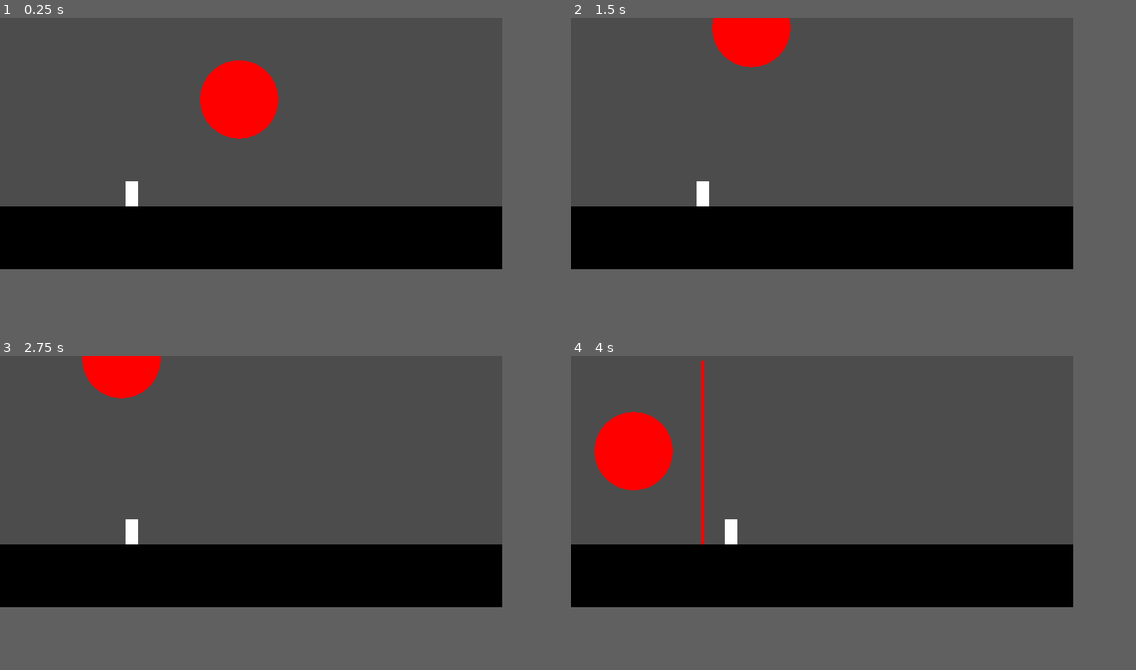
Above: before the commit, frames 1-4 (two rows, left to right).
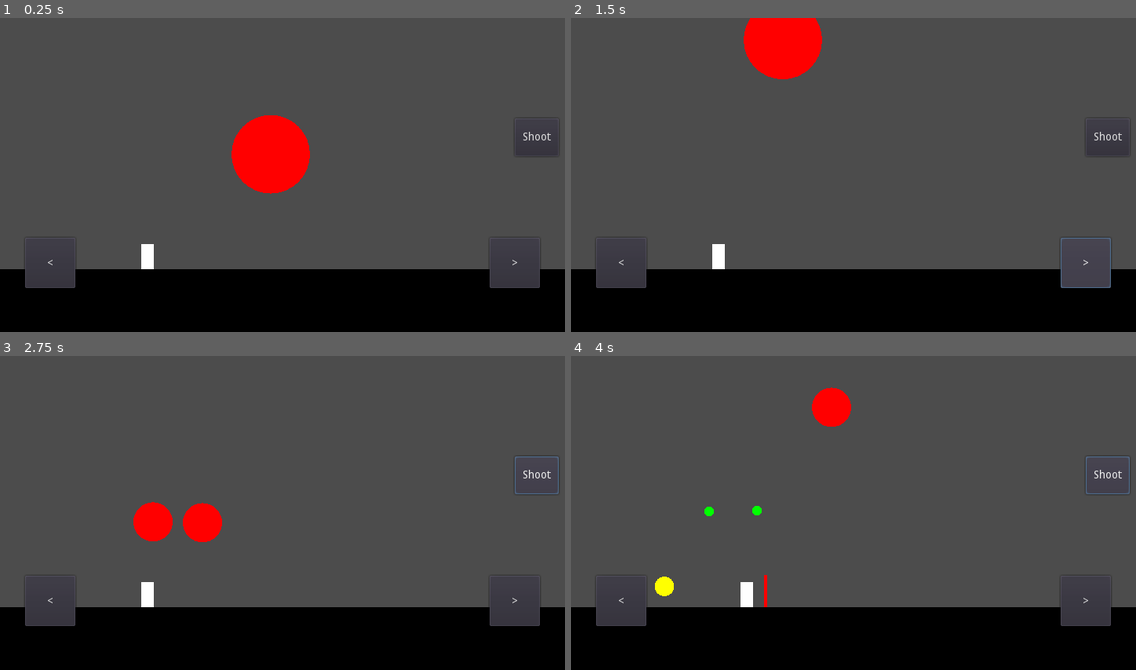
Above: after the commit, the same moments.

Repository: AshirRashid/BubbleTrouble
Game: Godot game, scene res://Scenes/Main.tscn
The game is run twice, just before and just after one commit, with the same random seed, the same clock (stepped at 60 frames per second) and the same inputs.
Inputs (mouse positions are in pixels of both pictures, inside the frame that each line leads up to):
- Up to frame 1 (0.25 s): no input
- Up to frame 2 (1.5 s): click (616, 212) at 0.5 s, where only the run after the commit has a clickable "<"; click (1028, 212) at 1.25 s, where only the run after the commit has a clickable ">"
- Up to frame 3 (2.75 s): click (474, 450) at 2 s, where only the run after the commit has a clickable "Shoot"
- Up to frame 4 (4 s): tap Enter (ui_accept) at 2.75, 3.02, 3.77 s; hold Right (ui_right) 2.78-3.53 s; tap A (a) at 2.85, 3.8 s; tap D (d) at 3.05, 3.6 s; hold Left (ui_left) from 3.53 s (still down)
The window is 640x320 before the commit and 720x400 after it. Grey fills any space a smaller window leaves; there, only what the larger window draws over its background counts as a difference.

The runs differ from the first frame. In frame 1, 33% of the frame differs, in the area x 0-100%, y 0-86%; in frame 2, 30%; in frame 3, 31%; in frame 4, 32%.

Commit message:
'raw_touch+key_control'

Diff:
--- a/Scenes/Main.tscn
+++ b/Scenes/Main.tscn
@@ -6,6 +6,9 @@
 
 [node name="Main" type="Node2D"]
 script = ExtResource( 1 )
+__meta__ = {
+"_edit_horizontal_guides_": [ 344.0 ]
+}
 
 [node name="BallLogic" type="Node2D" parent="."]
 script = ExtResource( 2 )
@@ -14,3 +17,35 @@
 script = ExtResource( 3 )
 
 [node name="FileHandler" type="Node2D" parent="."]
+
+[node name="HUD" type="CanvasLayer" parent="."]
+
+[node name="left" type="Button" parent="HUD"]
+margin_left = 32.0
+margin_top = 280.0
+margin_right = 96.0
+margin_bottom = 344.0
+text = "<"
+__meta__ = {
+"_edit_use_anchors_": false
+}
+
+[node name="right" type="Button" parent="HUD"]
+margin_left = 624.0
+margin_top = 280.0
+margin_right = 688.0
+margin_bottom = 344.0
+text = ">"
+__meta__ = {
+"_edit_use_anchors_": false
+}
+
+[node name="shoot" type="Button" parent="HUD"]
+margin_left = 656.0
+margin_top = 128.0
+margin_right = 712.0
+margin_bottom = 176.0
+text = "Shoot"
+__meta__ = {
+"_edit_use_anchors_": false
+}
--- /dev/null
+++ b/Scenes/MainMenu.tscn
@@ -0,0 +1,8 @@
+[gd_scene format=2]
+
+[node name="MainMenu" type="Control"]
+anchor_right = 1.0
+anchor_bottom = 1.0
+__meta__ = {
+"_edit_use_anchors_": false
+}
--- a/Scripts/BallLogic.gd
+++ b/Scripts/BallLogic.gd
@@ -33,13 +33,13 @@
 func radius2h(r, screen_h):
 	var h
 	if r >= 20:
-		h = screen_h
+		h = 0.9*screen_h
 	elif r >= 15:
-		h = 0.9*screen_h
+		h = 0.7*screen_h
 	elif r >= 10:
-		h = 0.7*screen_h
+		h = 0.5*screen_h
 	else:
-		h = 0.5*screen_h
+		h = 0.3*screen_h
 	return h
 
 func radius2y_vel(r, g, screen_h):
--- a/Scripts/Main.gd
+++ b/Scripts/Main.gd
@@ -3,11 +3,12 @@
 onready var BallLogic = $BallLogic
 onready var HarpoonLogic = $HarpoonLogic
 onready var FileHandler = $FileHandler
+onready var HUD = $HUD
 
-var P1 = Player.new()
-var P2 = Player.new()
+var P1
+var P2
 var players = []
-var total_tiles = Vector2(40, 20)# 16x16 tiles to make up the screen
+var total_tiles = Vector2(45, 25)# 16x16 tiles to make up the screen
 var CEILING = 0 * 16
 var GROUND = (total_tiles.y-5) * 16
 var LEFT_WALL = 0 * 16
@@ -53,8 +54,8 @@
 
 func _physics_process(delta):
 	for lplayer in players:
-		lplayer.movement_logic(delta, 0, RIGHT_WALL)
-		if lplayer.should_attack():
+		lplayer.movement_logic(delta, 0, RIGHT_WALL, HUD)
+		if lplayer.should_attack(HUD):
 			HarpoonLogic.spawn_harpoon(lplayer, GROUND)
 
 		if lplayer.current_harpoon: # move the harpoon up
--- a/Scripts/Player.gd
+++ b/Scripts/Player.gd
@@ -16,14 +16,19 @@
 	for property in property2val:
 		self.set(property, property2val[property])
 
-func get_player_input()-> float:
+func get_key_input()-> float:
 	return Input.is_action_pressed(action2event_map['right']) as float - Input.is_action_pressed(action2event_map['left']) as float
 
-func should_attack():
-	return Input.is_action_just_pressed(action2event_map['attack'])
+func should_attack(hud):
+	var touch_input = hud.get_node('shoot').pressed as float
+	var key_input = Input.is_action_just_pressed(action2event_map['attack']) as float
+	return min(1, touch_input+key_input)
 
-func movement_logic(delta, left_bound, right_bound):
+func movement_logic(delta, left_bound, right_bound, hud):
 	if self.active:
-		self.x_vel = get_player_input() * self.SPEED
+		self.x_vel = min(1, get_touch_input(hud)+get_key_input()) * self.SPEED
 		self.pos += Vector2(self.x_vel, 0) * delta
 		self.pos.x = clamp(self.pos.x, left_bound, right_bound-size.x)
+
+func get_touch_input(lhud):
+	return lhud.get_node('right').pressed as float - lhud.get_node('left').pressed as float
--- a/project.godot
+++ b/project.godot
@@ -42,8 +42,8 @@
 
 [display]
 
-window/size/width=640
-window/size/height=320
+window/size/width=720
+window/size/height=400
 window/stretch/mode="2d"
 window/stretch/aspect="keep"
 
